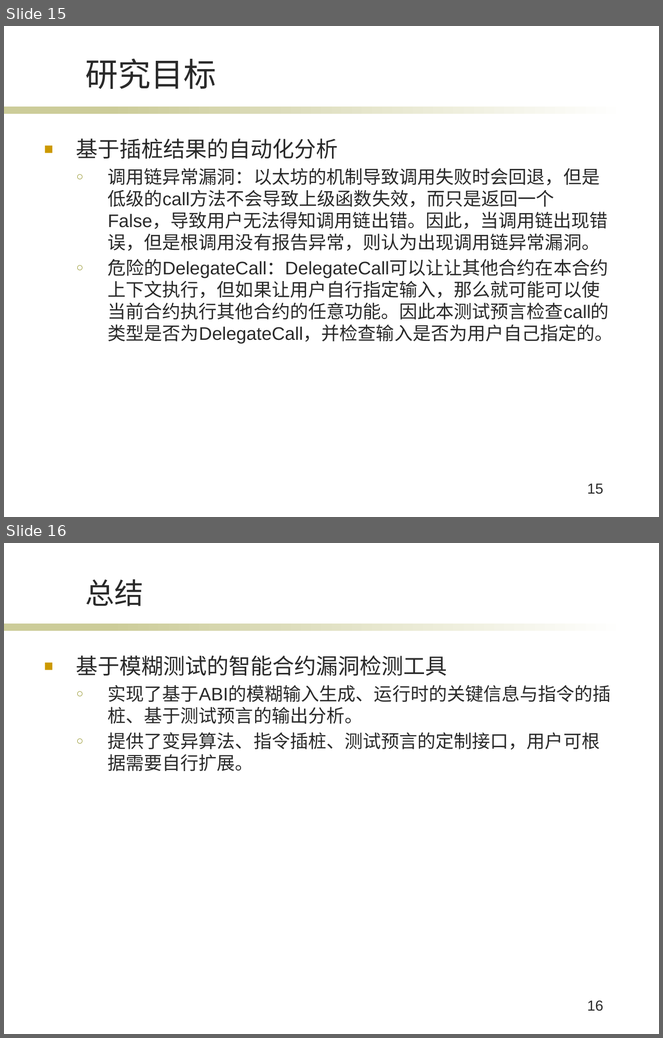
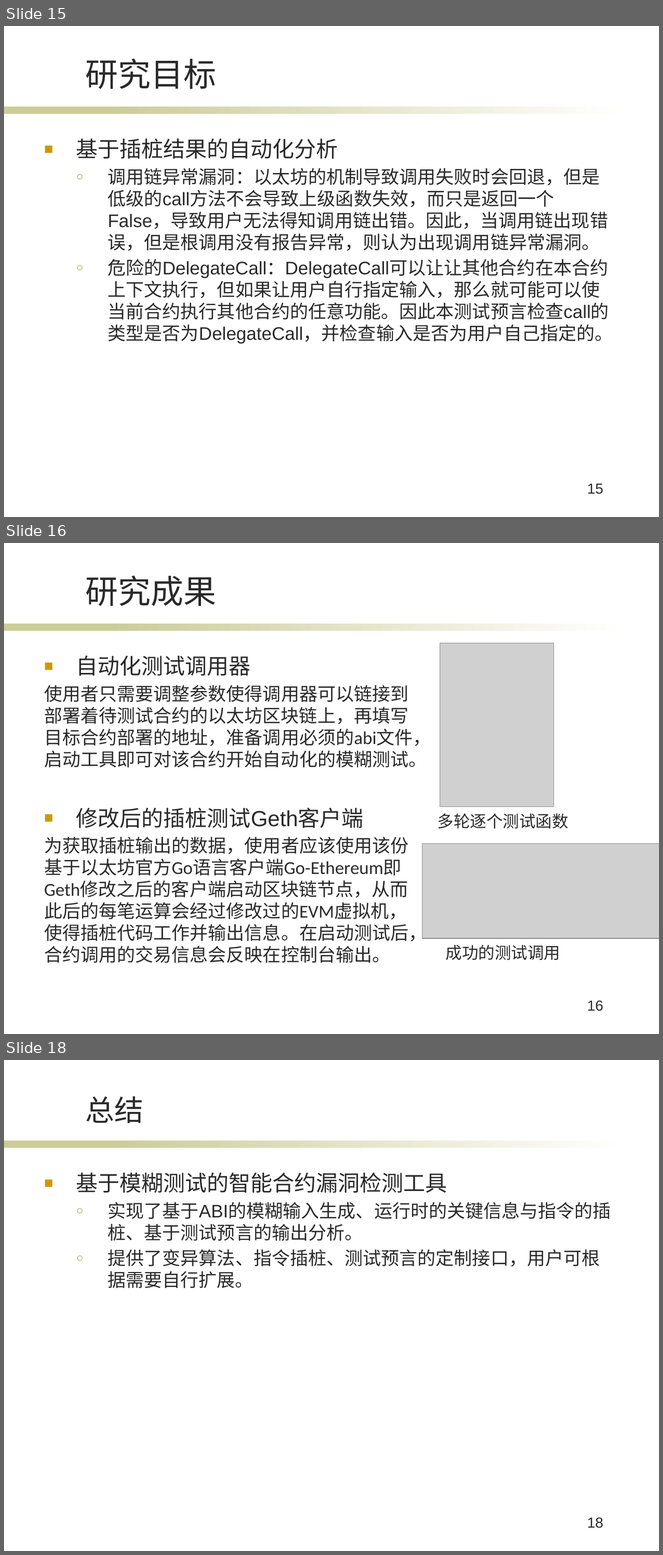
Before and after one commit to Chirachiino/ChainHacker, a slide deck: pre.pptx. Shown one above the other, each under a label of ours: slides 15 and 16 before the commit, slides 15, 16 and 18 after it; the slides between them are not shown. The pictures are 663x1038 and 663x1555 pixels, drawn with LibreOffice and Linux fonts; fonts in the diff are those of the drawing; grey boxes stand for pictures; background and template pictures are left out. Boxes give left, top, right and bottom in pixels: in the first picture for what was removed or moved away, otherwise in the second. Text is boxed around its words. In the diff, an @@ line names an element or a change of style, - is before the commit and + after.

Commit message:
ppt complete

```diff
--- a/pre.pptx
+++ b/pre.pptx
@@ slide 16 added at bbox=[4, 543, 659, 1034], background #FFFFFF; not listed: 2 template elements that a slide beside it also shows @@
@@ title added at bbox=[85, 576, 216, 606], 36 pt, text #292929 @@
+研究成果
@@ picture added at bbox=[440, 643, 554, 807] @@
@@ text added at bbox=[44, 655, 431, 963], 20 pt, text #292929 @@
+■ 自动化测试调用器
+使用者只需要调整参数使得调用器可以链接到部署着待测试合约的以太坊区块链上，再填写目标合约部署的地址，准备调用必须的abi文件，启动工具即可对该合约开始自动化的模糊测试。
+■ 修改后的插桩测试Geth客户端
+为获取插桩输出的数据，使用者应该使用该份基于以太坊官方Go语言客户端Go-Ethereum即Geth修改之后的客户端启动区块链节点，从而此后的每笔运算会经过修改过的EVM虚拟机，使得插桩代码工作并输出信息。在启动测试后，合约调用的交易信息会反映在控制台输出。
@@ text added at bbox=[438, 813, 569, 829], 18 pt, text #292929 @@
+多轮逐个测试函数
@@ picture added at bbox=[422, 844, 659, 939] @@
@@ text added at bbox=[446, 945, 560, 961], 18 pt, text #292929 @@
+成功的测试调用
@@ page number added at bbox=[587, 1001, 604, 1012], 16 pt, text #292929 @@
+16
@@ what was slide 16 is now slide 18 @@
@@ page number at bbox=[587, 1518, 604, 1529]: text changed @@
-16
+18
```
Also in this commit, not shown: 1 other slide added, 2 other files.
